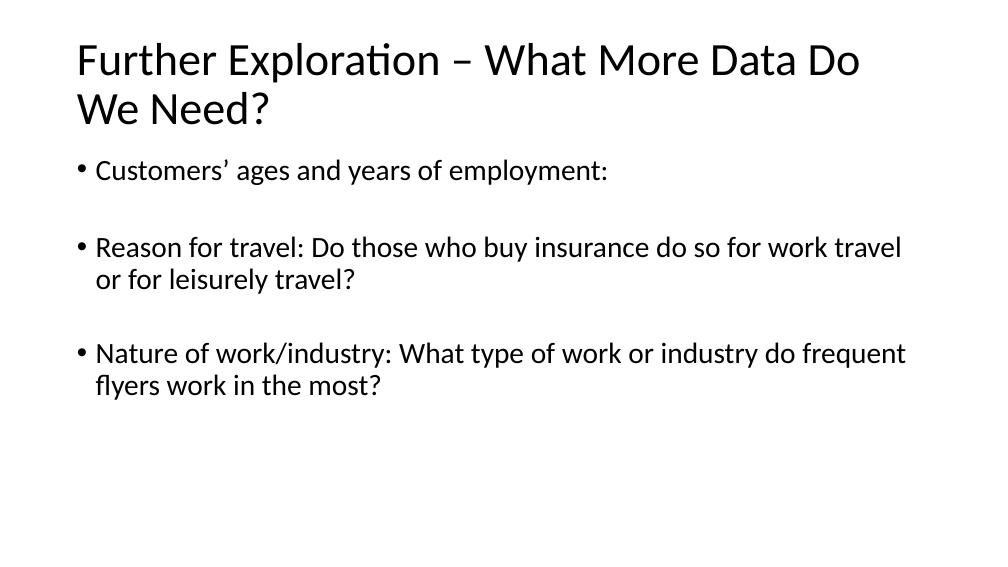
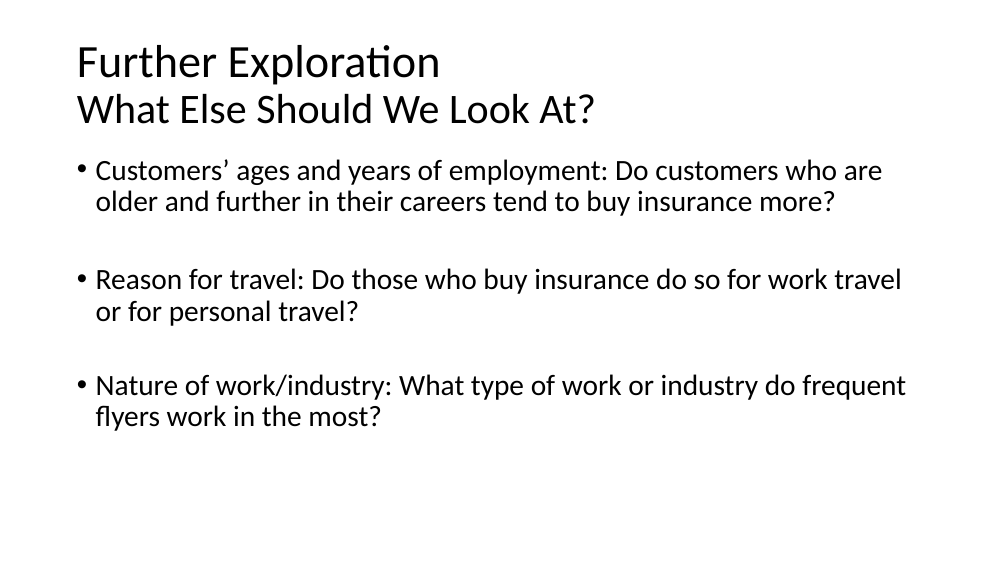
Before and after one commit to teruki-i/travel_insurance_case_study, a slide deck: slide 8 of resources/Travel_Insurance_Presentation.pptx. Drawn at 1008x567 pixels with LibreOffice and Linux fonts; fonts in the diff are those of the drawing. Boxes give left, top, right and bottom in pixels: in the first picture for what was removed or moved away, otherwise in the second. Text is boxed around its words. In the diff, an @@ line names an element or a change of style, - is before the commit and + after.

```diff
--- a/resources/Travel_Insurance_Presentation.pptx
+++ b/resources/Travel_Insurance_Presentation.pptx
@@ title at (77,45,596,124): text changed; size 44 to 40 pt @@
-Further Exploration – What More Data Do We Need?
+Further Exploration
+What Else Should We Look At?
@@ text at (96,159,901,326): text changed @@
-• Customers’ ages and years of employment:
-• Reason for travel: Do those who buy insurance do so for work travel or for leisurely travel?
+• Customers’ ages and years of employment: Do customers who are older and further in their careers tend to buy insurance more?
+• Reason for travel: Do those who buy insurance do so for work travel or for personal travel?
```
Also in this commit, not shown: 2 other slides changed.
